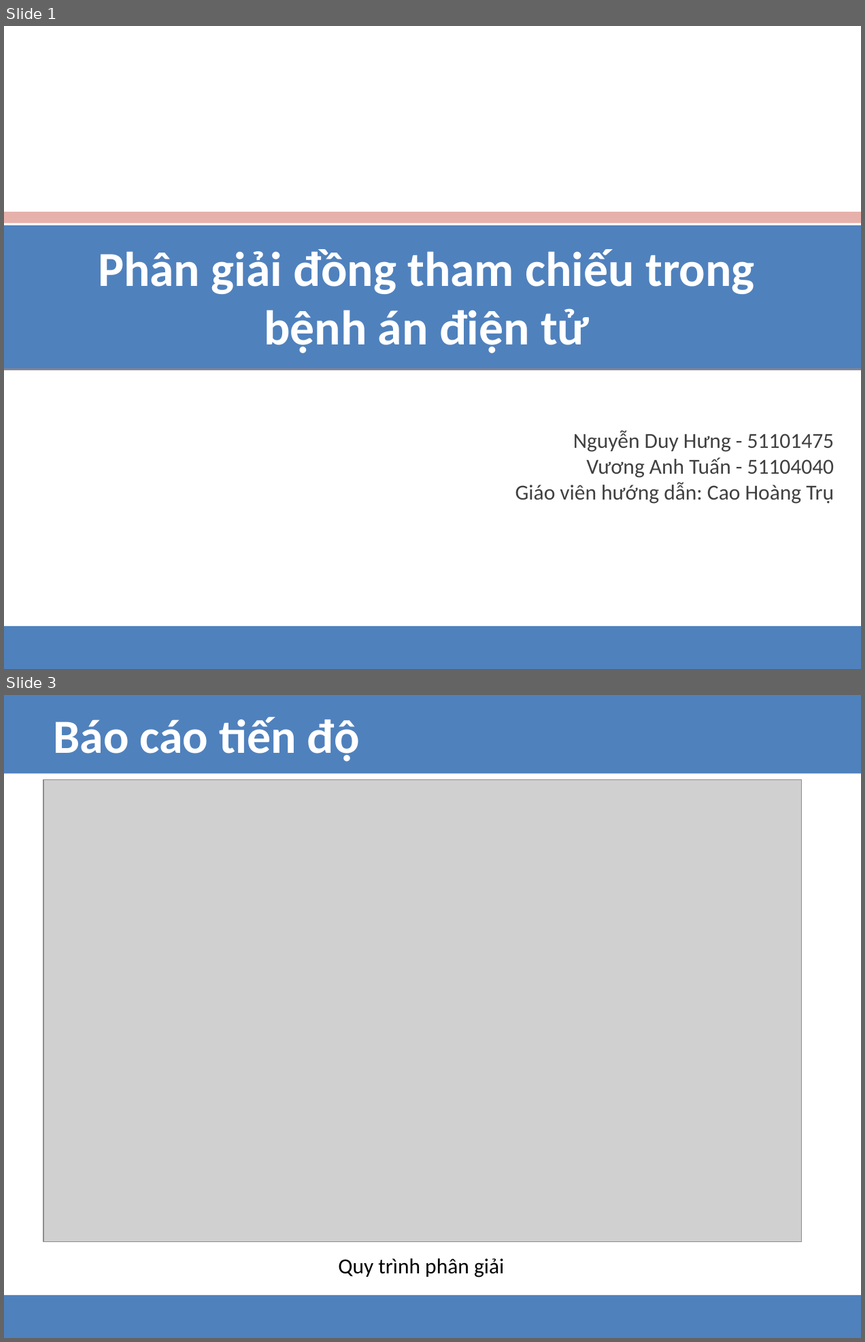
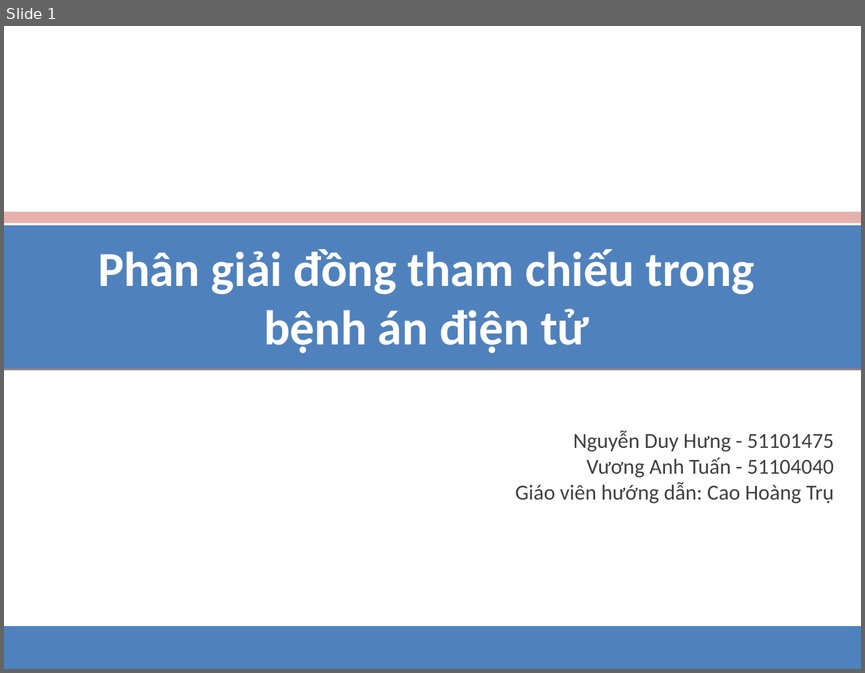
Before and after one commit to hungnd1475/graduate-thesis-hcmut-2015, a slide deck: reports/lvtn/presentation.pptx. Shown one above the other, each under a label of ours: slides 1 and 3 before the commit, slide 1 after it; the slides between them are not shown. The pictures are 865x1342 and 865x673 pixels, drawn with LibreOffice and Linux fonts; fonts in the diff are those of the drawing; grey boxes stand for pictures. Boxes give left, top, right and bottom in pixels: in the first picture for what was removed or moved away, otherwise in the second. Text is boxed around its words. In the diff, an @@ line names an element or a change of style, - is before the commit and + after.

```diff
--- a/reports/lvtn/presentation.pptx
+++ b/reports/lvtn/presentation.pptx
@@ slide 3 removed at <box>4,695,861,1338</box>, background #FFFFFF @@
@@ rectangle removed at <box>4,695,861,774</box> @@
@@ text removed at <box>53,717,360,762</box> @@
-Báo cáo tiến độ
@@ picture removed at <box>43,780,802,1242</box> @@
@@ text removed at <box>338,1258,504,1277</box> @@
-Quy trình phân giải
@@ rectangle removed at <box>4,1295,861,1338</box> @@
```
Also in this commit, not shown: 1 slide changed, 7 slides added, 4 other slides removed.
